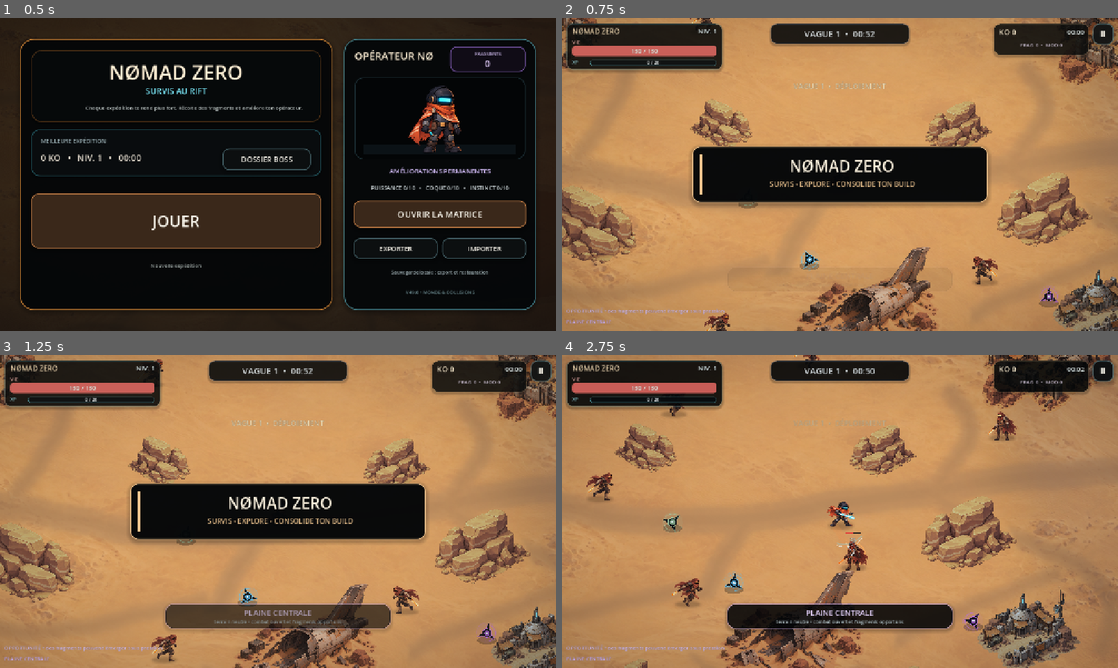
Above: before the commit, frames 1-4 (two rows, left to right).
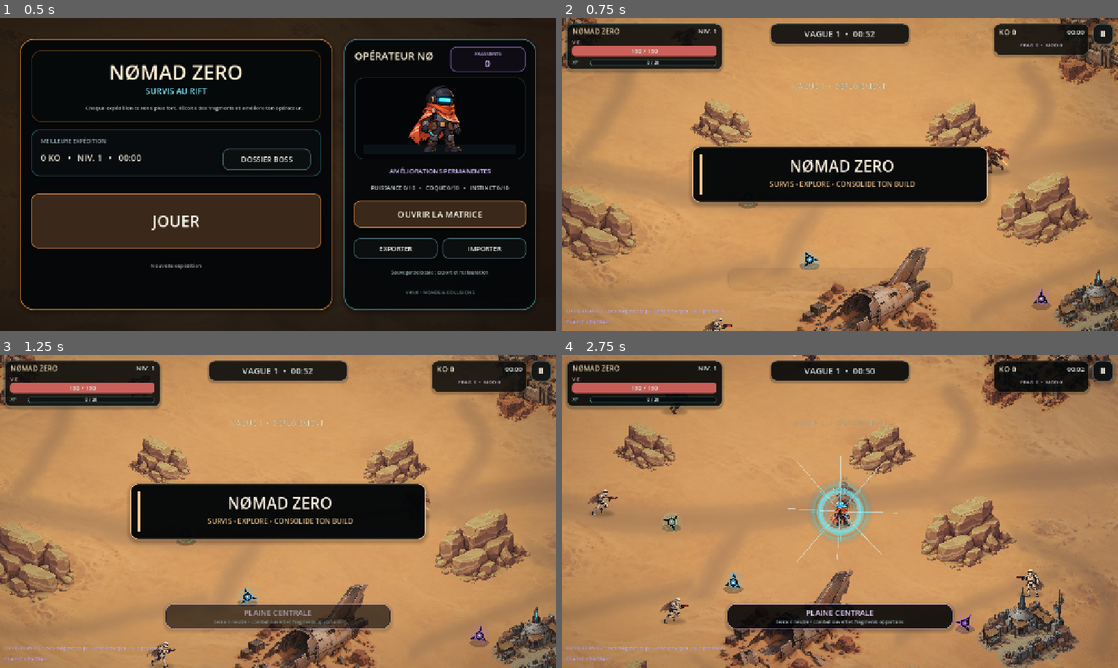
Above: after the commit, the same moments.

Repository: Zorvax-Dev/Nomad-Zero-Dev
Game: Godot game, scene res://Main.tscn
The game is run twice, just before and just after one commit, with the same random seed, the same clock (stepped at 60 frames per second) and the same inputs.
Inputs (mouse positions are in pixels of both pictures, inside the frame that each line leads up to):
- Up to frame 1 (0.5 s): no input
- Up to frame 2 (0.75 s): click "JOUER" at 0.5 s
- Up to frame 3 (1.25 s): no input
- Up to frame 4 (2.75 s): move the mouse to (962, 495) at 1.27 s; hold D (move_right) 1.28-2 s; tap Q at 1.35 s; click (962, 495) at 1.42 s; drag from (728, 527) to (812, 574) at 2.02 s

Frame 1 is identical in both runs. In frame 2, 0.9% of the frame differs, in the area x 23-90%, y 0-100%; in frame 3, 0.9%; in frame 4, 7.3%, in the area x 4-99%, y 0-100%.

Commit message:
Rebuild: preserve per-landmark blockers and isolate terrain blockers

Diff:
--- a/scripts/world.gd
+++ b/scripts/world.gd
@@ -34,8 +34,8 @@
 	sprite.z_index = -1000
 	add_child(sprite)
 
+	_build_environment_blockers()
 	_create_decor_sprites()
-	_build_blockers()
 
 func _create_decor_sprites() -> void:
 	_add_blocking_decor("CampNorthWest", CAMP_TEXTURE, Vector2(500.0, 500.0), 0.440859, false, [
@@ -158,6 +158,9 @@
 func _add_blocking_decor(node_name: String, tex: Texture2D, pos: Vector2, scale_value: float, flip_h: bool, blockers: Array[Dictionary]) -> void:
 	# Reconstruction visuelle : un élément important ne peut plus être ajouté sans
 	# déclarer explicitement ses volumes de blocage dans le même appel.
+	if blockers.is_empty():
+		push_error("Landmark %s refusé : aucun volume de blocage." % node_name)
+		return
 	_add_decor(node_name, tex, pos, scale_value, flip_h)
 	for blocker: Dictionary in blockers:
 		var offset: Vector2 = blocker.get("offset", Vector2.ZERO)
@@ -179,7 +182,9 @@
 	shadow.z_index = int(pos.y) - 2
 	add_child(shadow)
 
-func _build_blockers() -> void:
+func _build_environment_blockers() -> void:
+	# Les seuls colliders déclarés ici correspondent au terrain lui-même
+	# (falaises/bordures visibles). Les objets ont leurs colliders dans _add_blocking_decor.
 	_blockers.clear()
 	# North-west camp : collisions désormais attachées directement au sprite.
 	# North-east refinery : collisions attachées au sprite.
